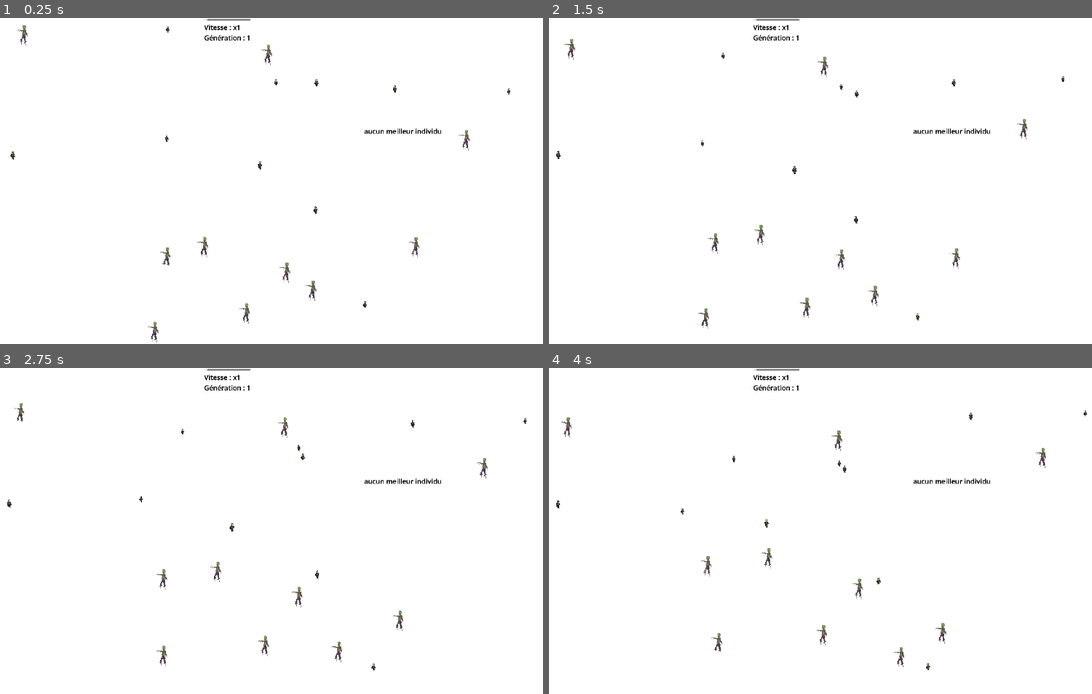
Above: before the commit, frames 1-4 (two rows, left to right).
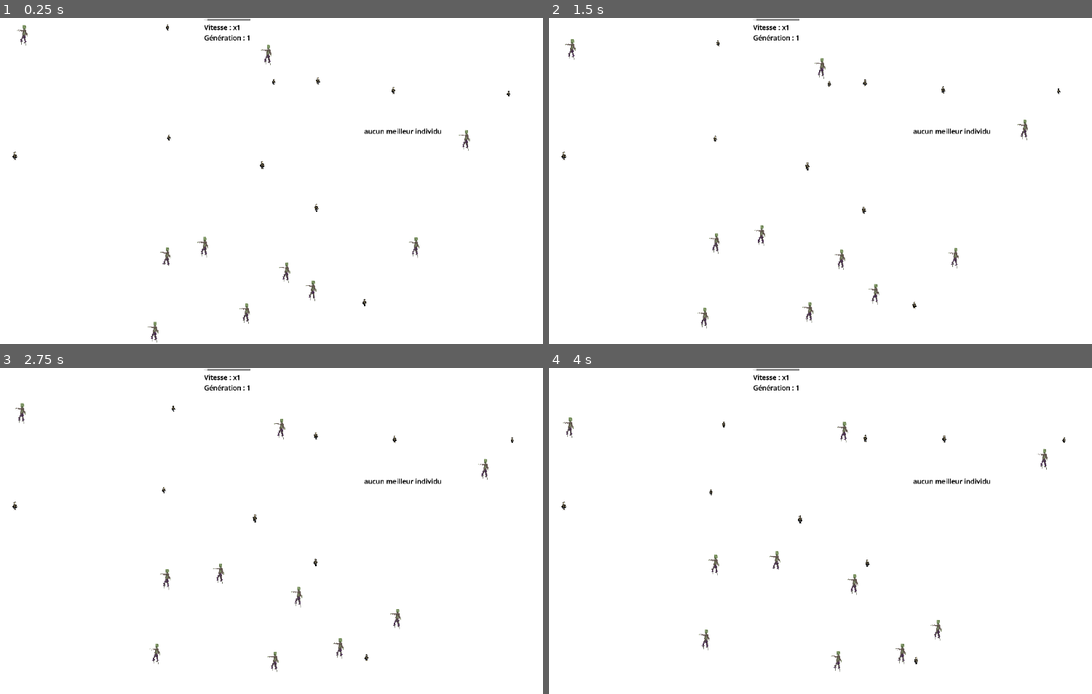
Above: after the commit, the same moments.

Repository: RageurRandom/exemple-algorithme-genetique-godot
Game: Godot game, scene res://scenes/main.tscn
The game is run twice, just before and just after one commit, with the same random seed, the same clock (stepped at 60 frames per second) and the same inputs.
Inputs:
- Up to frame 1 (0.25 s): no input
- Up to frame 2 (1.5 s): no input
- Up to frame 3 (2.75 s): no input
- Up to frame 4 (4 s): no input

The runs differ from the first frame. In frame 1, 0.2% of the frame differs, in the area x 1-94%, y 2-93%; in frame 2, 0.7%; in frame 3, 0.9%; in frame 4, 1.1%, in the area x 1-100%, y 12-94%.

Commit message:
fix: bug avec la comparaison avec l'ancienne meilleure gen (la faute vient de l'algo ? jsp et je vais cabler)

Diff:
--- a/script/modeles_algo_genetique/genes.gd
+++ b/script/modeles_algo_genetique/genes.gd
@@ -12,7 +12,7 @@
 var vitesse: float :
 	set(val):
 		vitesse = maxf(0, val)
-const VITESSE_DEFAUT = 50
+const VITESSE_DEFAUT = 10
 
 var taille: float :
 	set(val):
--- a/script/modeles_algo_genetique/population.gd
+++ b/script/modeles_algo_genetique/population.gd
@@ -15,7 +15,7 @@
 static func cloner(pop: Population)->Population:
 	var clone: Population = Population.new(pop.nbGeneration)
 	for individu in pop.individus:
-		clone.addIndividu(individu)
+		clone.addIndividu(Genes.cloner(individu))
 
 	return clone
 
